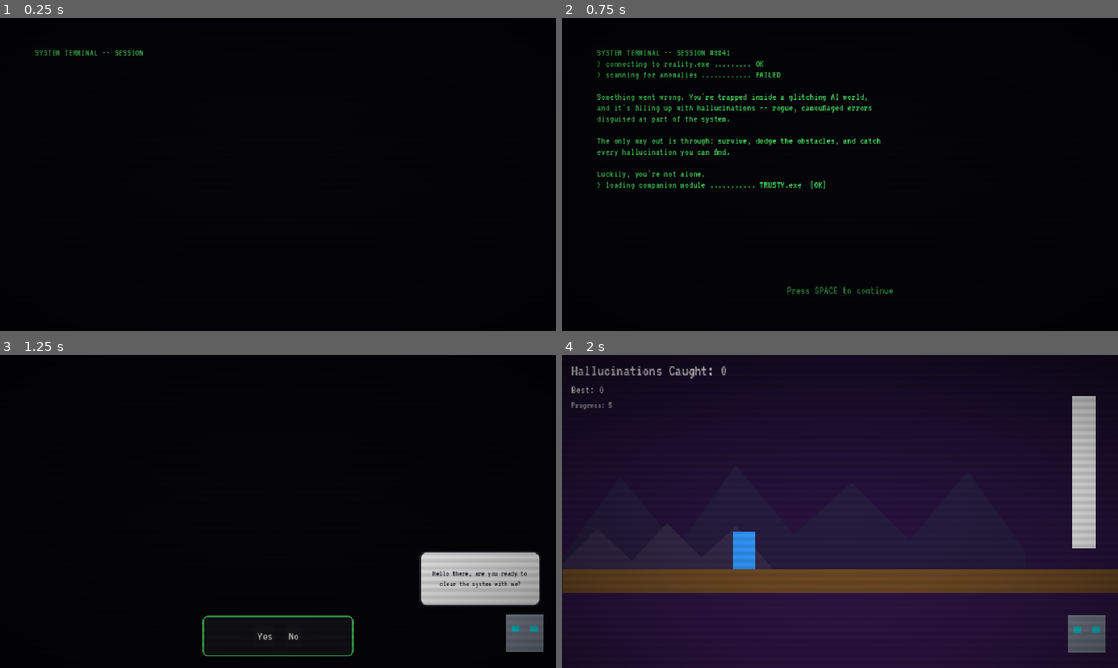
Above: before the commit, frames 1-4 (two rows, left to right).
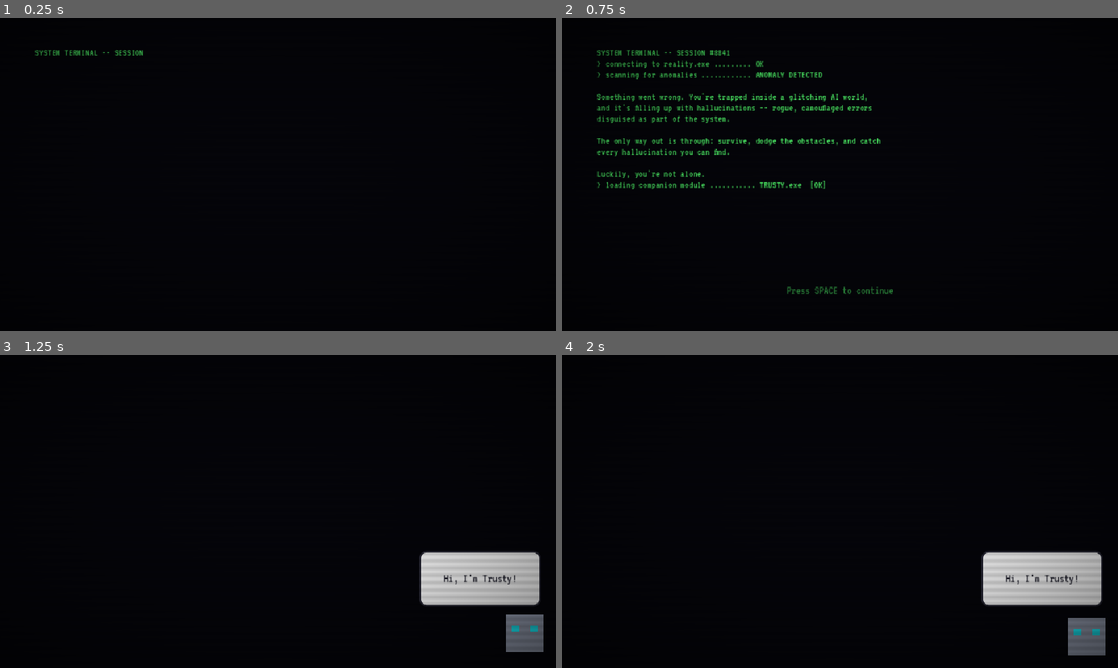
Above: after the commit, the same moments.

Repository: anamarta49/with-a-little-help-from-my-bot-friend
Game: Godot game, scene res://scenes/Intro.tscn
The game is run twice, just before and just after one commit, with the same random seed, the same clock (stepped at 60 frames per second) and the same inputs.
Inputs (mouse positions are in pixels of both pictures, inside the frame that each line leads up to):
- Up to frame 1 (0.25 s): no input
- Up to frame 2 (0.75 s): tap Enter (ui_accept) at 0.5 s; hold Down (crouch) from 0.53 s (still down)
- Up to frame 3 (1.25 s): keep holding Down (crouch); tap Space (jump) at 0.77 s
- Up to frame 4 (2 s): release Down (crouch) at 1.25 s; click (828, 636) at 1.25 s, where only the run before the commit has a clickable "Yes"

Frame 1 is identical in both runs. In frame 2, 0.1% of the frame differs, in the area x 34-47%, y 17-20%; in frame 3, 0.8%; in frame 4, 92%, in the area x 0-100%, y 1-100%.

Commit message:
add instructions

Diff:
--- a/scenes/Intro.tscn
+++ b/scenes/Intro.tscn
@@ -1,8 +1,9 @@
-[gd_scene load_steps=5 format=3 uid="uid://nintro01"]
+[gd_scene load_steps=6 format=3 uid="uid://nintro01"]
 
 [ext_resource type="Script" path="res://scripts/Intro.gd" id="1"]
 [ext_resource type="PackedScene" uid="uid://gnarrator01" path="res://scenes/Narrator.tscn" id="2"]
 [ext_resource type="Shader" path="res://shaders/crt_overlay.gdshader" id="3"]
+[ext_resource type="Script" path="res://scripts/ArrowIcon.gd" id="4"]
 
 [sub_resource type="StyleBoxFlat" id="ChoiceStyle"]
 bg_color = Color(0.08, 0.08, 0.1, 0.95)
@@ -15,6 +16,94 @@
 corner_radius_top_right = 8
 corner_radius_bottom_right = 8
 corner_radius_bottom_left = 8
+
+[sub_resource type="StyleBoxFlat" id="BoxOutlineStyle"]
+bg_color = Color(0, 0, 0, 0)
+border_width_left = 2
+border_width_top = 2
+border_width_right = 2
+border_width_bottom = 2
+border_color = Color(0.92, 0.92, 0.95, 1)
+
+[sub_resource type="StyleBoxFlat" id="YesButtonNormal"]
+bg_color = Color(0.16, 0.58, 0.28, 1)
+border_width_left = 2
+border_width_top = 2
+border_width_right = 2
+border_width_bottom = 2
+border_color = Color(0.55, 1, 0.65, 1)
+corner_radius_top_left = 10
+corner_radius_top_right = 10
+corner_radius_bottom_right = 10
+corner_radius_bottom_left = 10
+shadow_color = Color(0.3, 0.95, 0.4, 0.55)
+shadow_size = 6
+
+[sub_resource type="StyleBoxFlat" id="YesButtonHover"]
+bg_color = Color(0.22, 0.78, 0.36, 1)
+border_width_left = 2
+border_width_top = 2
+border_width_right = 2
+border_width_bottom = 2
+border_color = Color(0.75, 1, 0.85, 1)
+corner_radius_top_left = 10
+corner_radius_top_right = 10
+corner_radius_bottom_right = 10
+corner_radius_bottom_left = 10
+shadow_color = Color(0.4, 1, 0.5, 0.75)
+shadow_size = 10
+
+[sub_resource type="StyleBoxFlat" id="YesButtonPressed"]
+bg_color = Color(0.1, 0.4, 0.18, 1)
+border_width_left = 2
+border_width_top = 2
+border_width_right = 2
+border_width_bottom = 2
+border_color = Color(0.4, 0.8, 0.5, 1)
+corner_radius_top_left = 10
+corner_radius_top_right = 10
+corner_radius_bottom_right = 10
+corner_radius_bottom_left = 10
+
+[sub_resource type="StyleBoxFlat" id="NoButtonNormal"]
+bg_color = Color(0.22, 0.24, 0.28, 1)
+border_width_left = 2
+border_width_top = 2
+border_width_right = 2
+border_width_bottom = 2
+border_color = Color(0.75, 0.78, 0.85, 1)
+corner_radius_top_left = 10
+corner_radius_top_right = 10
+corner_radius_bottom_right = 10
+corner_radius_bottom_left = 10
+shadow_color = Color(0.7, 0.75, 0.85, 0.4)
+shadow_size = 6
+
+[sub_resource type="StyleBoxFlat" id="NoButtonHover"]
+bg_color = Color(0.3, 0.33, 0.38, 1)
+border_width_left = 2
+border_width_top = 2
+border_width_right = 2
+border_width_bottom = 2
+border_color = Color(0.9, 0.92, 1, 1)
+corner_radius_top_left = 10
+corner_radius_top_right = 10
+corner_radius_bottom_right = 10
+corner_radius_bottom_left = 10
+shadow_color = Color(0.8, 0.85, 1, 0.6)
+shadow_size = 10
+
+[sub_resource type="StyleBoxFlat" id="NoButtonPressed"]
+bg_color = Color(0.14, 0.15, 0.18, 1)
+border_width_left = 2
+border_width_top = 2
+border_width_right = 2
+border_width_bottom = 2
+border_color = Color(0.55, 0.58, 0.65, 1)
+corner_radius_top_left = 10
+corner_radius_top_right = 10
+corner_radius_bottom_right = 10
+corner_radius_bottom_left = 10
 
 [sub_resource type="ShaderMaterial" id="CrtMat"]
 shader = ExtResource("3")
@@ -73,38 +162,181 @@
 offset_bottom = -16.0
 visible = false
 
-[node name="ChoicePanel" type="Panel" parent="."]
+[node name="KeyMapPanel" type="Panel" parent="."]
 anchor_left = 0.5
-anchor_top = 1.0
+anchor_top = 0.5
 anchor_right = 0.5
-anchor_bottom = 1.0
-offset_left = -130.0
-offset_top = -90.0
-offset_right = 130.0
-offset_bottom = -20.0
+anchor_bottom = 0.5
+offset_left = -240.0
+offset_top = -170.0
+offset_right = 240.0
+offset_bottom = 170.0
 theme_override_styles/panel = SubResource("ChoiceStyle")
 visible = false
 
-[node name="HBoxContainer" type="HBoxContainer" parent="ChoicePanel"]
+[node name="VBox" type="VBoxContainer" parent="KeyMapPanel"]
 layout_mode = 1
 anchors_preset = 8
 anchor_left = 0.5
 anchor_top = 0.5
 anchor_right = 0.5
 anchor_bottom = 0.5
-offset_left = -90.0
-offset_top = -18.0
-offset_right = 90.0
-offset_bottom = 18.0
-theme_override_constants/separation = 20
+offset_left = -210.0
+offset_top = -140.0
+offset_right = 210.0
+offset_bottom = 140.0
+theme_override_constants/separation = 14
 alignment = 1
 
-[node name="YesButton" type="Button" parent="ChoicePanel/HBoxContainer"]
-layout_mode = 2
+[node name="TitleLabel" type="Label" parent="KeyMapPanel/VBox"]
+layout_mode = 2
+horizontal_alignment = 1
+theme_override_colors/font_color = Color(0.3, 0.95, 0.4, 1)
+theme_override_font_sizes/font_size = 34
+text = "Controls"
+
+[node name="Grid" type="GridContainer" parent="KeyMapPanel/VBox"]
+layout_mode = 2
+size_flags_horizontal = 4
+theme_override_constants/h_separation = 22
+theme_override_constants/v_separation = 12
+columns = 2
+
+[node name="LeftCrouch" type="HBoxContainer" parent="KeyMapPanel/VBox/Grid"]
+layout_mode = 2
+size_flags_vertical = 4
+theme_override_constants/separation = 6
+
+[node name="ArrowDown" type="Control" parent="KeyMapPanel/VBox/Grid/LeftCrouch"]
+custom_minimum_size = Vector2(18, 26)
+layout_mode = 2
+script = ExtResource("4")
+pointing_down = true
+
+[node name="SlashLabel" type="Label" parent="KeyMapPanel/VBox/Grid/LeftCrouch"]
+layout_mode = 2
+size_flags_vertical = 4
+theme_override_colors/font_color = Color(0.92, 0.92, 0.95, 1)
+theme_override_font_sizes/font_size = 24
+text = "/"
+
+[node name="CtrlLabel" type="Label" parent="KeyMapPanel/VBox/Grid/LeftCrouch"]
+layout_mode = 2
+size_flags_vertical = 4
+theme_override_colors/font_color = Color(0.92, 0.92, 0.95, 1)
+theme_override_font_sizes/font_size = 20
+text = "Ctrl"
+
+[node name="RightCrouch" type="Label" parent="KeyMapPanel/VBox/Grid"]
+layout_mode = 2
+size_flags_vertical = 4
+theme_override_colors/font_color = Color(0.85, 0.85, 0.85, 1)
+theme_override_font_sizes/font_size = 22
+text = "= Crouch"
+
+[node name="LeftJump" type="HBoxContainer" parent="KeyMapPanel/VBox/Grid"]
+layout_mode = 2
+size_flags_vertical = 4
+theme_override_constants/separation = 6
+
+[node name="ArrowUp" type="Control" parent="KeyMapPanel/VBox/Grid/LeftJump"]
+custom_minimum_size = Vector2(18, 26)
+layout_mode = 2
+script = ExtResource("4")
+
+[node name="SlashLabel" type="Label" parent="KeyMapPanel/VBox/Grid/LeftJump"]
+layout_mode = 2
+size_flags_vertical = 4
+theme_override_colors/font_color = Color(0.92, 0.92, 0.95, 1)
+theme_override_font_sizes/font_size = 24
+text = "/"
+
+[node name="SpaceBarBox" type="Panel" parent="KeyMapPanel/VBox/Grid/LeftJump"]
+custom_minimum_size = Vector2(96, 32)
+layout_mode = 2
+size_flags_vertical = 4
+theme_override_styles/panel = SubResource("BoxOutlineStyle")
+
+[node name="MarginContainer" type="MarginContainer" parent="KeyMapPanel/VBox/Grid/LeftJump/SpaceBarBox"]
+layout_mode = 1
+anchors_preset = 15
+anchor_right = 1.0
+anchor_bottom = 1.0
+theme_override_constants/margin_left = 6
+theme_override_constants/margin_right = 6
+
+[node name="Label" type="Label" parent="KeyMapPanel/VBox/Grid/LeftJump/SpaceBarBox/MarginContainer"]
+layout_mode = 2
+theme_override_colors/font_color = Color(0.92, 0.92, 0.95, 1)
+theme_override_font_sizes/font_size = 18
+horizontal_alignment = 1
+vertical_alignment = 1
+text = "space-bar"
+
+[node name="RightJump" type="Label" parent="KeyMapPanel/VBox/Grid"]
+layout_mode = 2
+size_flags_vertical = 4
+theme_override_colors/font_color = Color(0.85, 0.85, 0.85, 1)
+theme_override_font_sizes/font_size = 22
+text = "= Jump"
+
+[node name="LeftFastFall" type="HBoxContainer" parent="KeyMapPanel/VBox/Grid"]
+layout_mode = 2
+size_flags_vertical = 4
+theme_override_constants/separation = 10
+
+[node name="MidAirLabel" type="Label" parent="KeyMapPanel/VBox/Grid/LeftFastFall"]
+layout_mode = 2
+size_flags_vertical = 4
+theme_override_colors/font_color = Color(0.6, 0.6, 0.65, 1)
+theme_override_font_sizes/font_size = 16
+text = "(mid-air)"
+
+[node name="ComboLabel" type="Label" parent="KeyMapPanel/VBox/Grid/LeftFastFall"]
+layout_mode = 2
+size_flags_vertical = 4
+theme_override_colors/font_color = Color(0.92, 0.92, 0.95, 1)
+theme_override_font_sizes/font_size = 18
+text = "Jump + Crouch"
+
+[node name="RightFastFall" type="Label" parent="KeyMapPanel/VBox/Grid"]
+layout_mode = 2
+size_flags_vertical = 4
+theme_override_colors/font_color = Color(0.85, 0.85, 0.85, 1)
+theme_override_font_sizes/font_size = 22
+text = "= Fast-fall"
+
+[node name="ButtonsRow" type="HBoxContainer" parent="."]
+anchor_left = 0.5
+anchor_top = 0.5
+anchor_right = 0.5
+anchor_bottom = 0.5
+offset_left = -115.0
+offset_top = 196.0
+offset_right = 115.0
+offset_bottom = 240.0
+theme_override_constants/separation = 24
+alignment = 1
+visible = false
+
+[node name="YesButton" type="Button" parent="ButtonsRow"]
+custom_minimum_size = Vector2(100, 40)
+layout_mode = 2
+theme_override_font_sizes/font_size = 20
+theme_override_styles/normal = SubResource("YesButtonNormal")
+theme_override_styles/hover = SubResource("YesButtonHover")
+theme_override_styles/pressed = SubResource("YesButtonPressed")
+theme_override_styles/focus = SubResource("YesButtonHover")
 text = "Yes"
 
-[node name="NoButton" type="Button" parent="ChoicePanel/HBoxContainer"]
-layout_mode = 2
+[node name="NoButton" type="Button" parent="ButtonsRow"]
+custom_minimum_size = Vector2(100, 40)
+layout_mode = 2
+theme_override_font_sizes/font_size = 20
+theme_override_styles/normal = SubResource("NoButtonNormal")
+theme_override_styles/hover = SubResource("NoButtonHover")
+theme_override_styles/pressed = SubResource("NoButtonPressed")
+theme_override_styles/focus = SubResource("NoButtonHover")
 text = "No"
 
 [node name="CrtOverlay" type="CanvasLayer" parent="."]
--- /dev/null
+++ b/scripts/ArrowIcon.gd
@@ -0,0 +1,31 @@
+extends Control
+## Simple outlined up/down arrow icon, drawn procedurally so it never depends
+## on a font glyph (works regardless of which font is active).
+
+@export var pointing_down: bool = false
+@export var line_color: Color = Color(0.92, 0.92, 0.95, 1)
+@export var line_width: float = 3.0
+
+## Arrow outline, expressed as normalized (0-1) points pointing up by default.
+const POINTS := [
+	Vector2(0.5, 0.0),
+	Vector2(0.95, 0.4),
+	Vector2(0.68, 0.4),
+	Vector2(0.68, 1.0),
+	Vector2(0.32, 1.0),
+	Vector2(0.32, 0.4),
+	Vector2(0.05, 0.4),
+]
+
+func _draw() -> void:
+	var w := size.x
+	var h := size.y
+	var pts := PackedVector2Array()
+	for p in POINTS:
+		var point: Vector2 = p
+		var y: float = point.y
+		if pointing_down:
+			y = 1.0 - y
+		pts.append(Vector2(point.x * w, y * h))
+	pts.append(pts[0])
+	draw_polyline(pts, line_color, line_width, true)
--- a/scripts/Intro.gd
+++ b/scripts/Intro.gd
@@ -4,7 +4,7 @@
 
 const STORY_TEXT := "SYSTEM TERMINAL -- SESSION #8841
 > connecting to reality.exe ......... OK
-> scanning for anomalies ............ FAILED
+> scanning for anomalies ............ ANOMALY DETECTED
 
 Something went wrong. You're trapped inside a glitching AI world,
 and it's filling up with hallucinations -- rogue, camouflaged errors
@@ -22,9 +22,10 @@
 @onready var prompt_label: Label = $Terminal/PromptLabel
 @onready var terminal: Control = $Terminal
 @onready var trusty: Control = $Trusty
-@onready var choice_panel: Panel = $ChoicePanel
-@onready var yes_button: Button = $ChoicePanel/HBoxContainer/YesButton
-@onready var no_button: Button = $ChoicePanel/HBoxContainer/NoButton
+@onready var key_map_panel: Control = $KeyMapPanel
+@onready var buttons_row: Control = $ButtonsRow
+@onready var yes_button: Button = $ButtonsRow/YesButton
+@onready var no_button: Button = $ButtonsRow/NoButton
 
 var _typing_done: bool = false
 var _awaiting_space: bool = false
@@ -33,7 +34,8 @@
 func _ready() -> void:
 	prompt_label.visible = false
 	trusty.visible = false
-	choice_panel.visible = false
+	key_map_panel.visible = false
+	buttons_row.visible = false
 	story_label.text = STORY_TEXT
 	story_label.visible_ratio = 0.0
 	yes_button.pressed.connect(_on_yes_pressed)
@@ -52,17 +54,20 @@
 	_blink_prompt()
 
 func _blink_prompt() -> void:
+	_blink_label(prompt_label)
+
+func _blink_label(lbl: Label) -> void:
 	var tween := create_tween()
 	tween.set_loops()
-	tween.tween_property(prompt_label, "modulate:a", 0.2, 0.5)
-	tween.tween_property(prompt_label, "modulate:a", 1.0, 0.5)
+	tween.tween_property(lbl, "modulate:a", 0.2, 0.5)
+	tween.tween_property(lbl, "modulate:a", 1.0, 0.5)
 
 func _unhandled_input(event: InputEvent) -> void:
 	if not event.is_action_pressed("ui_accept"):
 		return
 	if _awaiting_space:
 		_awaiting_space = false
-		_show_trusty_greeting()
+		_begin_trusty_intro()
 	elif not _typing_done:
 		_skip_typing()
 
@@ -72,17 +77,26 @@
 	story_label.visible_ratio = 1.0
 	_on_typing_finished()
 
-func _show_trusty_greeting() -> void:
+func _begin_trusty_intro() -> void:
 	terminal.visible = false
 	trusty.visible = true
-	choice_panel.visible = true
-	trusty.say_text("Hello there, are you ready to clear the system with me?", 0.0)
+	trusty.say_text("Hi, I'm Trusty!", 1.8)
+	await get_tree().create_timer(1.8).timeout
+	trusty.say_text("Let me walk you through the controls real quick.", 2.4)
+	await get_tree().create_timer(2.4).timeout
+	_show_key_map()
+
+func _show_key_map() -> void:
+	key_map_panel.visible = true
+	buttons_row.visible = true
+	trusty.say_text("Are you ready to catch some Hallucinations?", 0.0)
 
 func _on_yes_pressed() -> void:
 	_start_game()
 
 func _on_no_pressed() -> void:
-	choice_panel.visible = false
+	key_map_panel.visible = false
+	buttons_row.visible = false
 	trusty.say_text(NO_RESPONSE, 2.2)
 	await get_tree().create_timer(2.2).timeout
 	_start_game()
Not shown, added: scripts/ArrowIcon.gd.uid
Binary file added: sketches/controls.png
Not shown, added: sketches/controls.png.import
